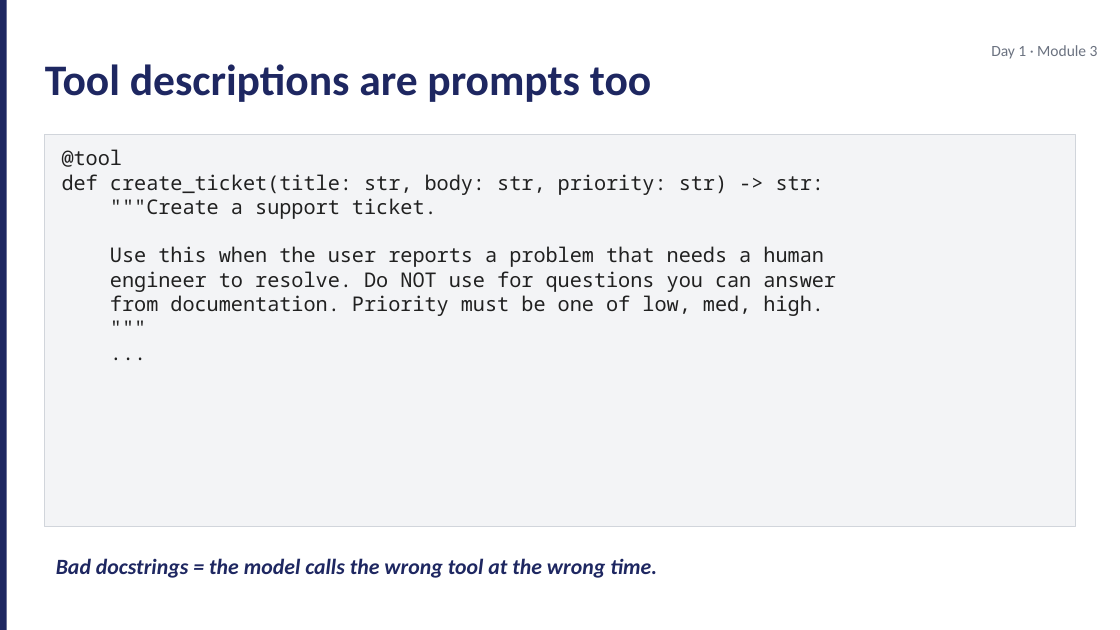
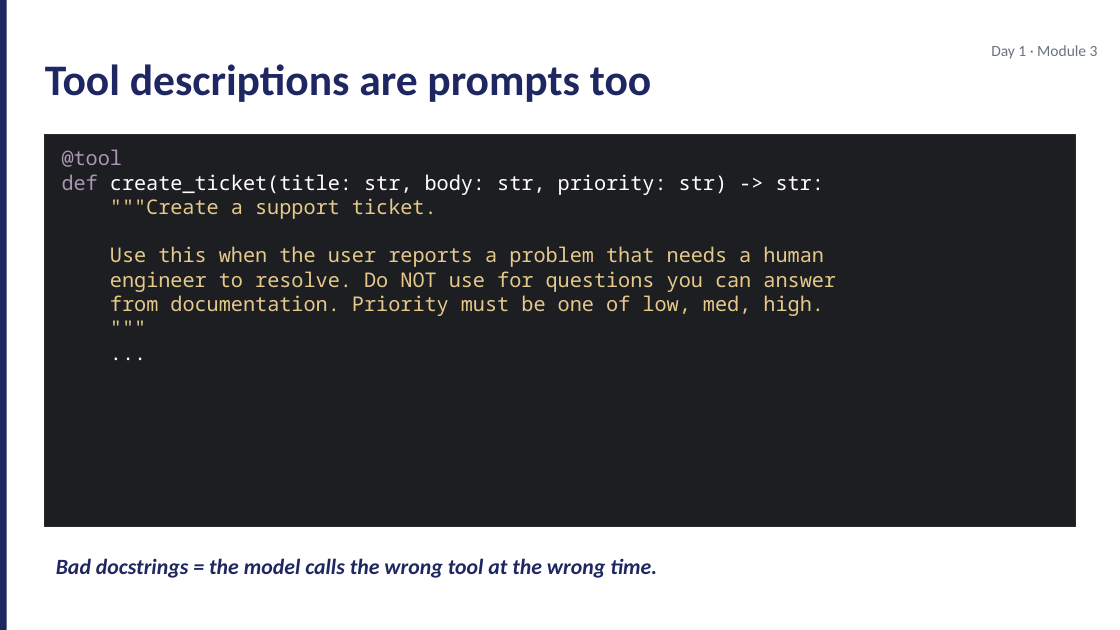
Before and after one commit to JimPiquant/Building-AI-Apps-and-Agents, a slide deck: slide 13 of decks/day1/module-3-prompt-engineering.pptx. Drawn at 1120x630 pixels with LibreOffice and Linux fonts; fonts in the diff are those of the drawing. Boxes give left, top, right and bottom in pixels: in the first picture for what was removed or moved away, otherwise in the second. Text is boxed around its words. In the diff, an @@ line names an element or a change of style, - is before the commit and + after.

```diff
--- a/decks/day1/module-3-prompt-engineering.pptx
+++ b/decks/day1/module-3-prompt-engineering.pptx
@@ rectangle at <box>45,134,1075,526</box>: fill #F3F4F6 to #1D1E22; outline #D1D5DB 0.5 pt to #2A2B2E 0.75 pt @@
@@ text "@tool" at <box>62,149,836,316</box>: text colour #212121 to #A996B6 in "@tool", "def"; text colour #212121 to #FFFFFF in "create_ticket(title: str, body: str, priority: str) -> ...", "..."; text colour #212121 to #E4C98A in """"Create a support ticket.", "Use this when the user reports a ...", "engineer to resolve. Do NOT use for ...", "from documentation. Priority must be one of ..." and 1 more places @@
```
Also in this commit, not shown: 1 other slide changed, 16 other files.
